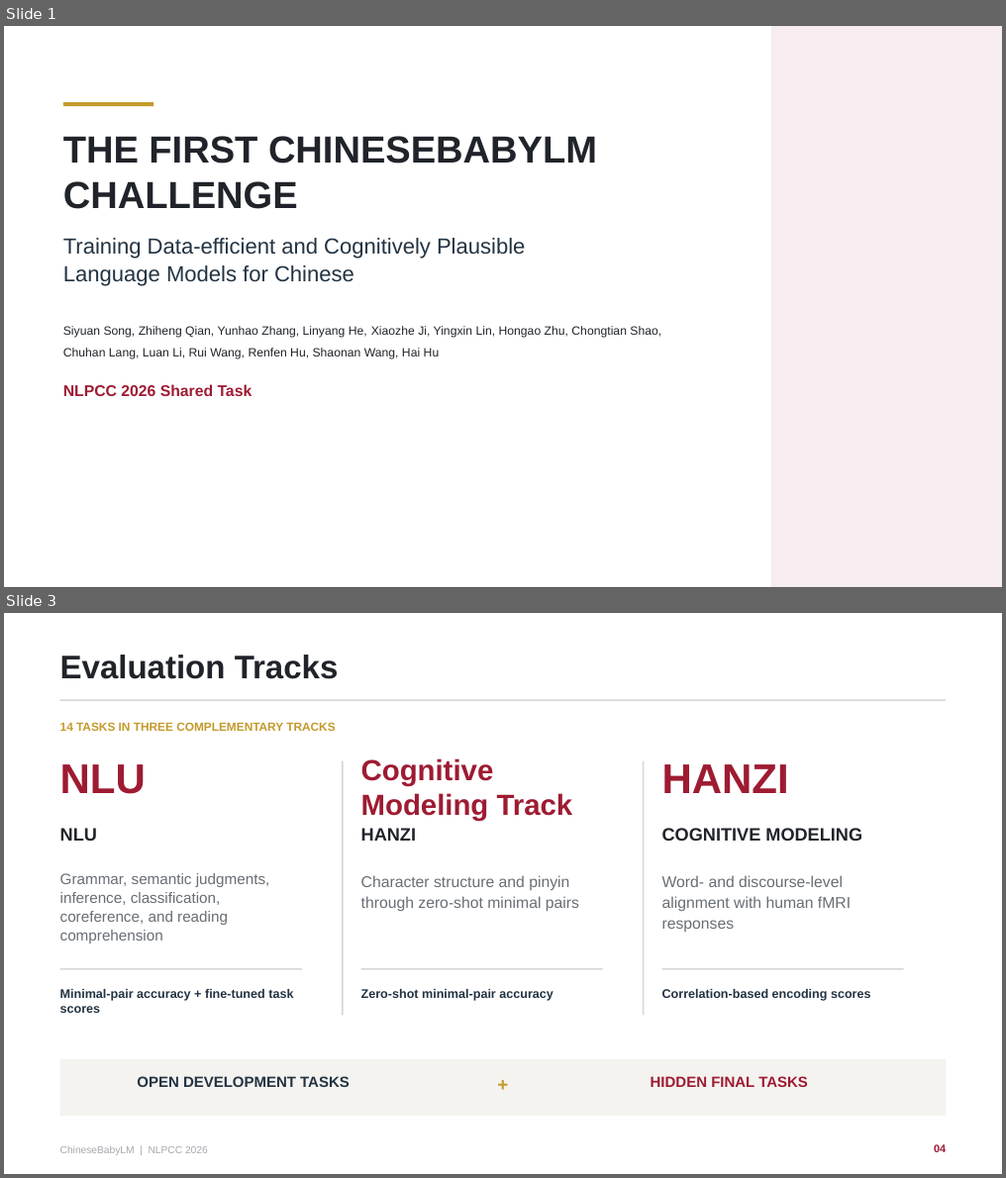
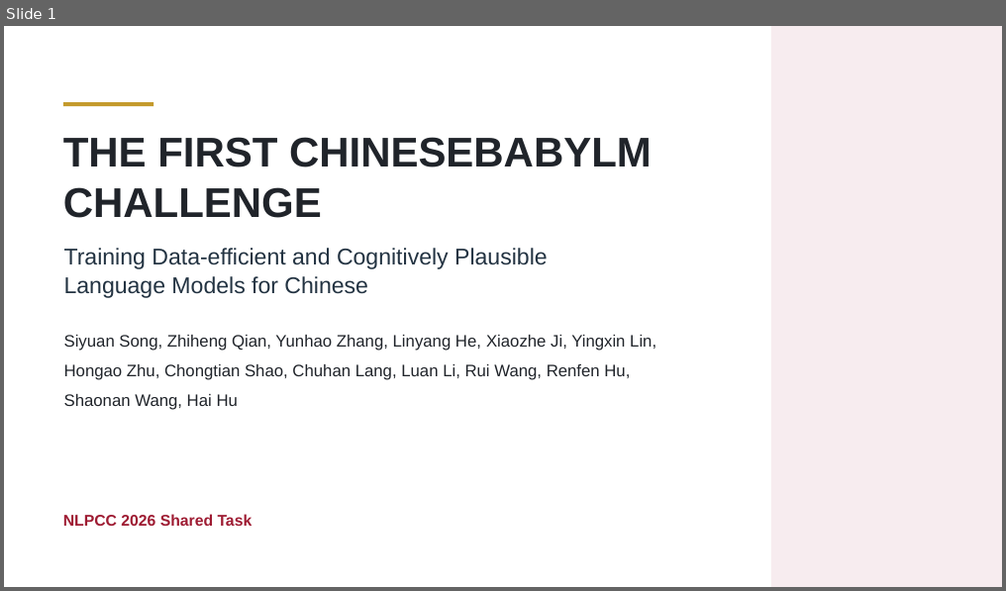
Before and after one commit to zh-qian2004/nlpcc-chinesebabylm-slide, a slide deck: ChineseBabyLM_NLPCC2026_Oral.pptx. Shown one above the other, each under a label of ours: slides 1 and 3 before the commit, slide 1 after it; the slides between them are not shown. The pictures are 1006x1178 and 1006x591 pixels, drawn with LibreOffice and Linux fonts; fonts in the diff are those of the drawing. Boxes give left, top, right and bottom in pixels: in the first picture for what was removed or moved away, otherwise in the second. Text is boxed around its words. In the diff, an @@ line names an element or a change of style, - is before the commit and + after.

```diff
--- a/ChineseBabyLM_NLPCC2026_Oral.pptx
+++ b/ChineseBabyLM_NLPCC2026_Oral.pptx
@@ slide 3 removed at <box>4,613,1002,1174</box>, background #FFFFFF @@
@@ text removed at <box>60,655,339,679</box> @@
-Evaluation Tracks
@@ rectangle removed at <box>60,700,945,701</box> @@
@@ text removed at <box>60,722,335,731</box> @@
-14 TASKS IN THREE COMPLEMENTARY TRACKS
@@ text removed at <box>361,759,573,821</box> @@
-Cognitive Modeling Track
@@ text removed at <box>60,764,146,794</box> @@
-NLU
@@ rectangle removed at <box>342,761,344,1016</box> @@
@@ rectangle removed at <box>643,761,645,1016</box> @@
@@ text removed at <box>662,764,789,793</box> @@
-HANZI
@@ text removed at <box>60,828,97,841</box> @@
-NLU
@@ text removed at <box>361,828,416,841</box> @@
-HANZI
@@ text removed at <box>662,828,862,841</box> @@
-COGNITIVE MODELING
@@ text removed at <box>60,873,270,944</box> @@
-Grammar, semantic judgments, inference, classification, coreference, and reading comprehension
@@ text removed at <box>361,875,579,912</box> @@
-Character structure and pinyin through zero-shot minimal pairs
@@ text removed at <box>662,875,850,932</box> @@
-Word- and discourse-level alignment with human fMRI responses
@@ rectangle removed at <box>60,968,302,970</box> @@
@@ rectangle removed at <box>361,968,603,970</box> @@
@@ rectangle removed at <box>662,968,904,970</box> @@
@@ text removed at <box>60,989,293,1013</box> @@
-Minimal-pair accuracy + fine-tuned task scores
@@ text removed at <box>361,989,553,1001</box> @@
-Zero-shot minimal-pair accuracy
@@ text removed at <box>662,989,871,1001</box> @@
-Correlation-based encoding scores
@@ rectangle removed at <box>60,1059,945,1116</box> @@
@@ text removed at <box>137,1076,350,1087</box> @@
-OPEN DEVELOPMENT TASKS
@@ text removed at <box>479,1073,526,1096</box> @@
-+
@@ text removed at <box>650,1076,808,1087</box> @@
-HIDDEN FINAL TASKS
@@ text removed at <box>60,1147,208,1156</box> @@
-ChineseBabyLM | NLPCC 2026
@@ text removed at <box>934,1145,945,1153</box> @@
-04
@@ slide 1 changed as well @@
@@ text "THE FIRST CHINESEBABYLM CHALLENGE" at <box>63,137,651,218</box>: size 36.3 to 40 pt @@
@@ text "Training Data-efficient and Cognitively Plausible": place and size @@
-text "Training Data-efficient and Cognitively Plausible" at <box>63,238,525,286</box>
+text "Training Data-efficient and Cognitively Plausible" at <box>64,248,548,298</box>
@@ text "Training Data-efficient and Cognitively Plausible" at <box>64,248,548,298</box>: size 21 to 22 pt @@
@@ text "Siyuan Song, Zhiheng Qian, Yunhao ..." at <box>64,335,656,410</box>: size 11.6 to 16 pt @@
@@ text "NLPCC 2026 Shared Task": place and size @@
-text "NLPCC 2026 Shared Task" at <box>63,384,252,396</box>
+text "NLPCC 2026 Shared Task" at <box>63,514,252,526</box>
```
Also in this commit, not shown: 5 other slides changed, 4 slides added, 4 other files.
